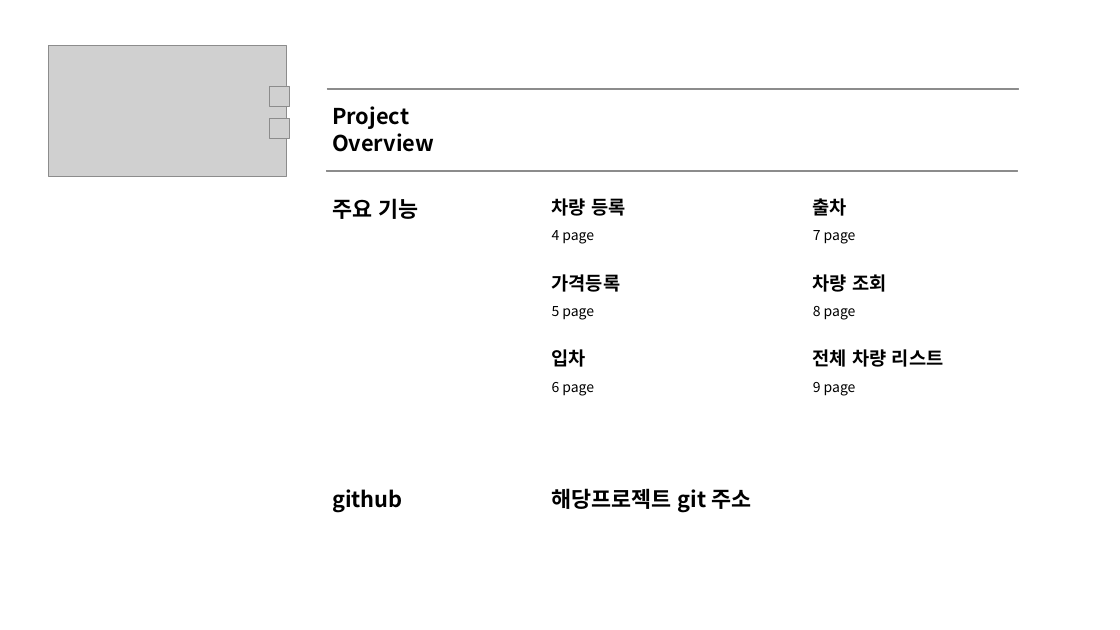
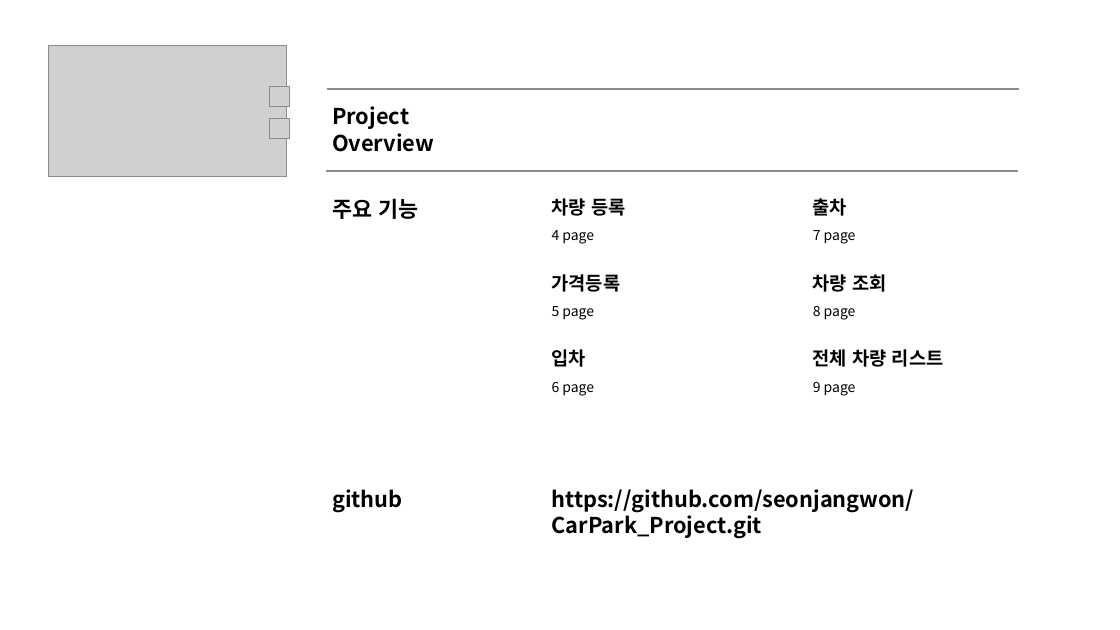
Before and after one commit to seonjangwon/CarPark_Project, a slide deck: slide 2 of 자바프로젝트결과.pptx. Drawn at 1120x630 pixels with LibreOffice and Linux fonts; fonts in the diff are those of the drawing; grey boxes stand for pictures. Boxes give left, top, right and bottom in pixels: in the first picture for what was removed or moved away, otherwise in the second. Text is boxed around its words. In the diff, an @@ line names an element or a change of style, - is before the commit and + after.

```diff
--- a/자바프로젝트결과.pptx
+++ b/자바프로젝트결과.pptx
@@ text at [552,489,915,539]: text changed @@
-해당프로젝트 git 주소
+https://github.com/seonjangwon/CarPark_Project.git
```
Also in this commit, not shown: 6 other slides changed, 1 slide added.
